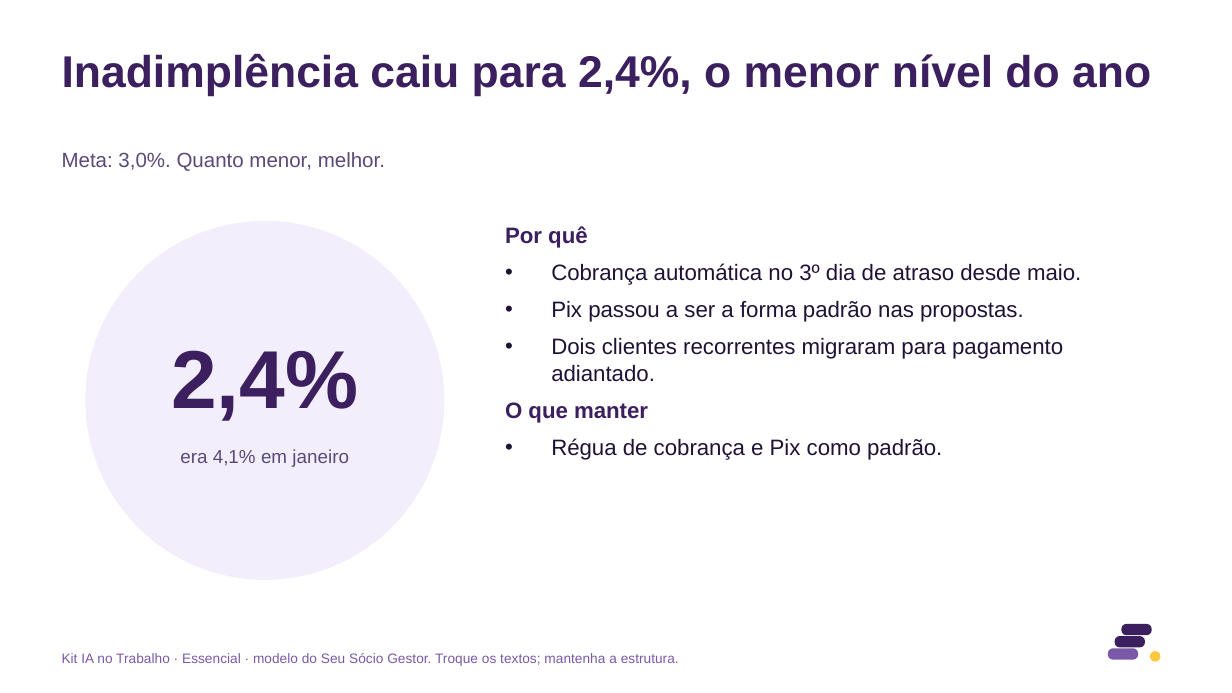
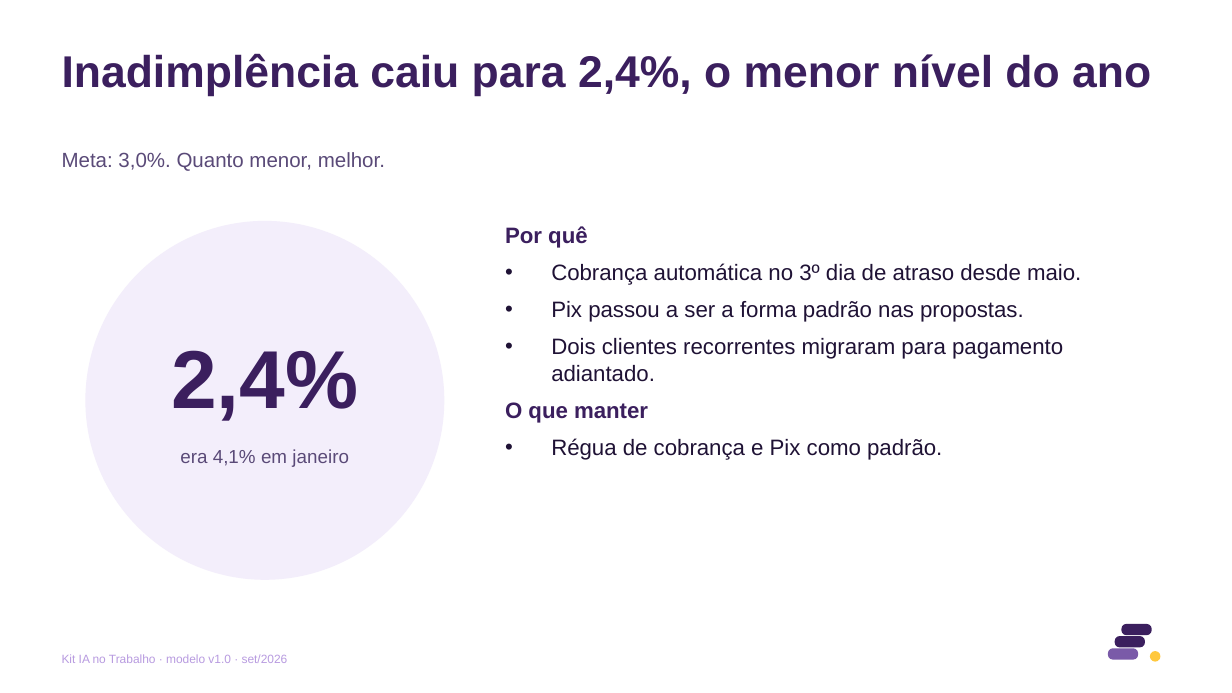
Before and after one commit to eduardomtzz/claude-code, a slide deck: slide 4 of projetos/gestao-ia-planilhas/produto/kit-completo/entrega/15-modelo-relatorio-mensal-8-slides.pptx. Drawn at 1232x693 pixels with LibreOffice and Linux fonts; fonts in the diff are those of the drawing. Boxes give left, top, right and bottom in pixels: in the first picture for what was removed or moved away, otherwise in the second. Text is boxed around its words. In the diff, an @@ line names an element or a change of style, - is before the commit and + after.

```diff
--- a/projetos/gestao-ia-planilhas/produto/kit-completo/entrega/15-modelo-relatorio-mensal-8-slides.pptx
+++ b/projetos/gestao-ia-planilhas/produto/kit-completo/entrega/15-modelo-relatorio-mensal-8-slides.pptx
@@ text at (x1=62, y1=654, x2=288, y2=663): text changed; size 8 to 7 pt; text colour #7A5AA8 to #B89BE0 @@
-Kit IA no Trabalho · Essencial · modelo do Seu Sócio Gestor. Troque os textos; mantenha a estrutura.
+Kit IA no Trabalho · modelo v1.0 · set/2026
```
Also in this commit, not shown: 7 other slides changed, 23 other files.
